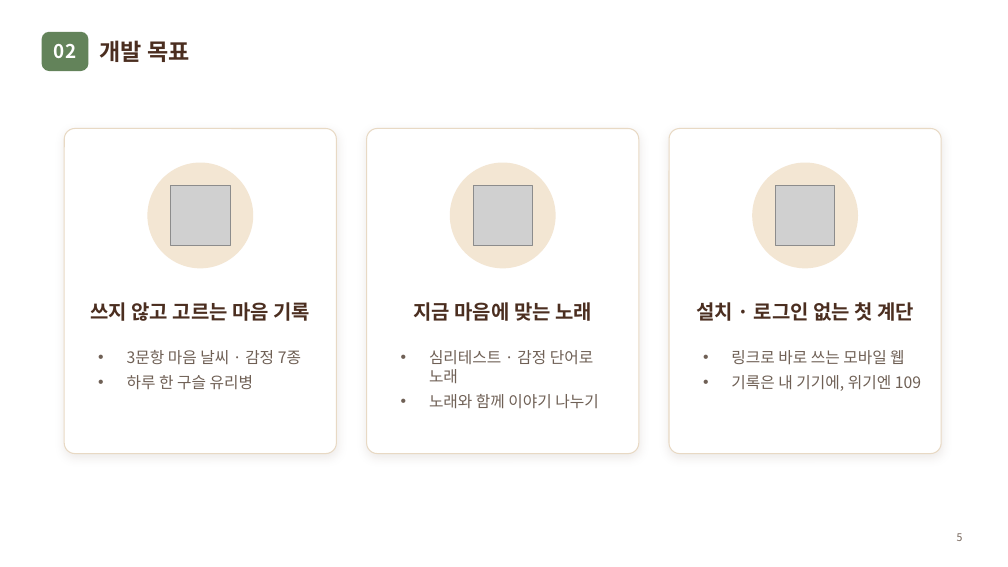
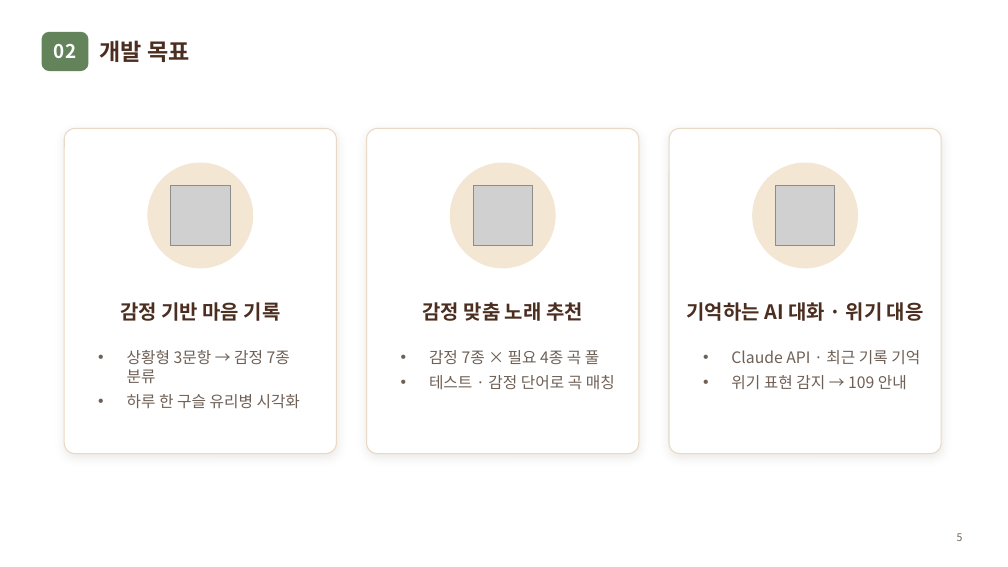
Before and after one commit to Auto-hyun/2026-2-OSSProj-Warmplus-05, a slide deck: slide 5 of doc/2_2_OSSProj_5_웜플러스_중간발표자료.pptx. Drawn at 1008x567 pixels with LibreOffice and Linux fonts; fonts in the diff are those of the drawing; grey boxes stand for pictures; background and template pictures are left out. Boxes give left, top, right and bottom in pixels: in the first picture for what was removed or moved away, otherwise in the second. Text is boxed around its words. In the diff, an @@ line names an element or a change of style, - is before the commit and + after.

Commit message:
docs(doc): 중간발표자료 해결 방안·개발 목표·피드백·협업 슬라이드 개편
- 해결 방안을 유사 서비스 4분면(불편함↔편리함, 전문적인 진단↔일상에서의 공감)으로 교체
- 개발 목표를 기능 기준 3가지(마음 기록, 노래 추천, AI 대화·위기 대응)로 수정
- 피드백 반영 내용 채움(온기 대표님, 지도교수님)
- 대안 비교 및 선택 슬라이드 삭제, 목차·섹션 번호 정리
- 협업 방식을 조직 레포·개인 레포 Fork/PR 도식으로 단순화

```diff
--- a/doc/2_2_OSSProj_5_웜플러스_중간발표자료.pptx
+++ b/doc/2_2_OSSProj_5_웜플러스_중간발표자료.pptx
@@ text at box(120, 302, 281, 321): text changed @@
-쓰지 않고 고르는 마음 기록
+감정 기반 마음 기록
@@ text at box(423, 302, 583, 321): text changed @@
-지금 마음에 맞는 노래
+감정 맞춤 노래 추천
@@ text at box(687, 302, 924, 321): text changed @@
-설치 · 로그인 없는 첫 계단
+기억하는 AI 대화 · 위기 대응
@@ text at box(127, 350, 300, 408): text changed @@
-• 3문항 마음 날씨 · 감정 7종
-• 하루 한 구슬 유리병
+• 상황형 3문항 → 감정 7종 분류
+• 하루 한 구슬 유리병 시각화
@@ text at box(429, 350, 615, 389): text changed @@
-• 심리테스트 · 감정 단어로 노래
-• 노래와 함께 이야기 나누기
+• 감정 7종 × 필요 4종 곡 풀
+• 테스트 · 감정 단어로 곡 매칭
@@ text at box(731, 350, 920, 389): text changed @@
-• 링크로 바로 쓰는 모바일 웹
-• 기록은 내 기기에, 위기엔 109
+• Claude API · 최근 기록 기억
+• 위기 표현 감지 → 109 안내
```
Also in this commit, not shown: 12 other slides changed, 1 slide added, 2 slides removed.
